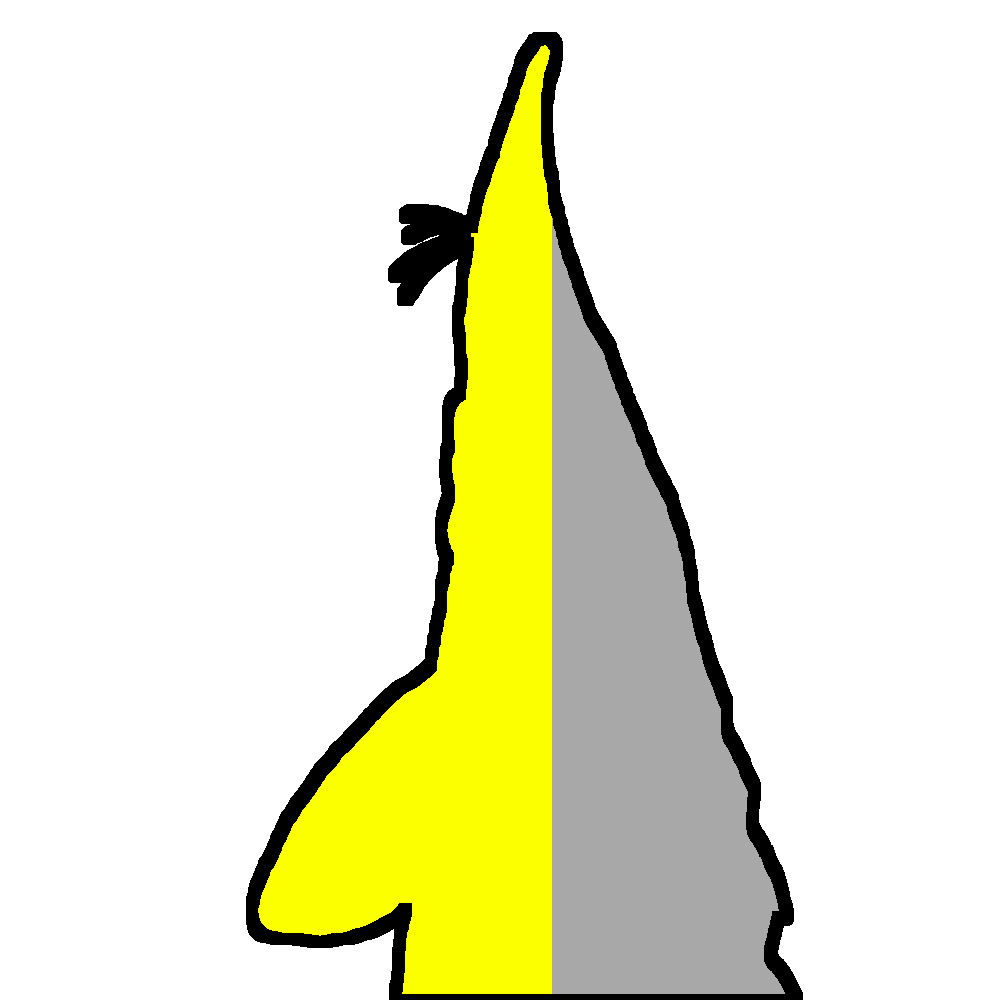
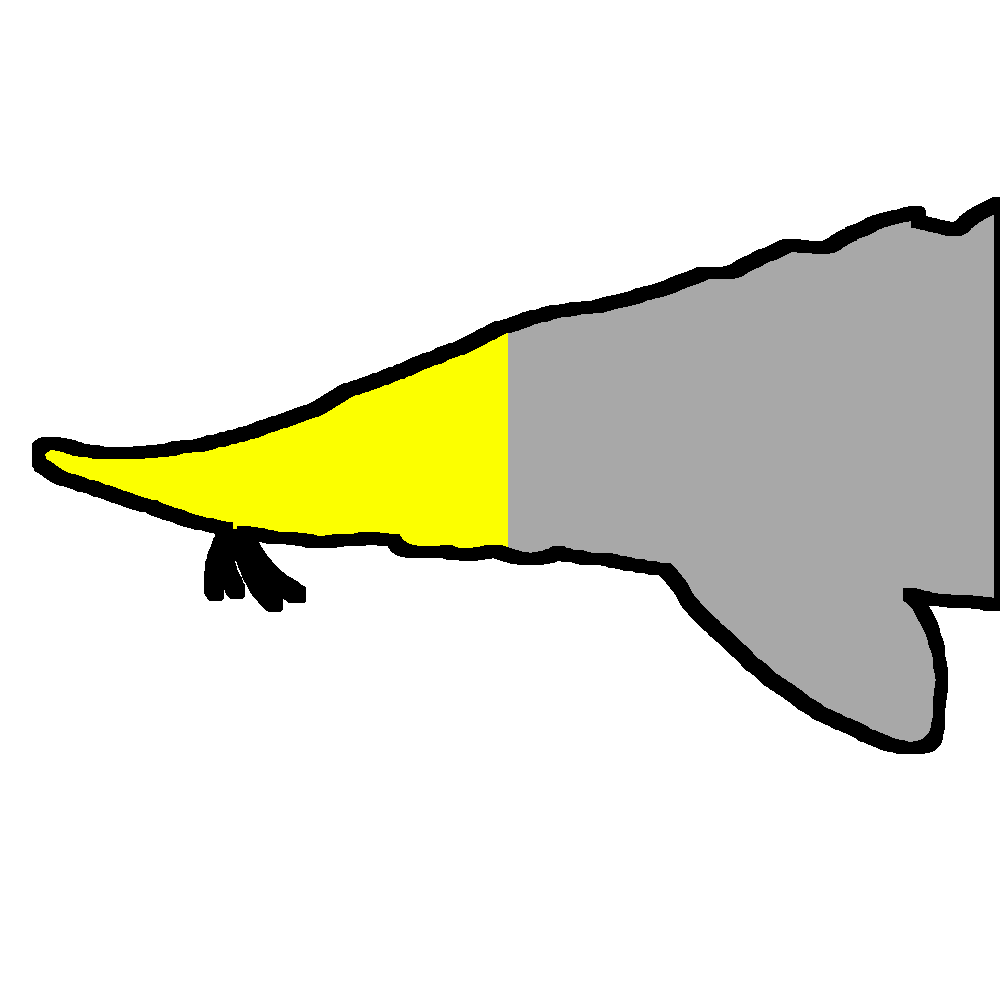
The second (1000, 1000) image is a revision of the first. Changes to its layers:
added layer "Layer" above "profilepic.png" over <box>32,197,1000,754</box>
painted on "profilepic.png" over <box>38,32,1000,1000</box>
